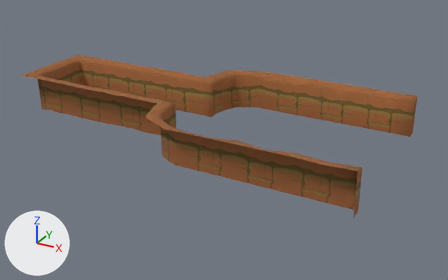
An edit to the glTF model models/WallBoarder.glb, drawn before and after from the same camera.
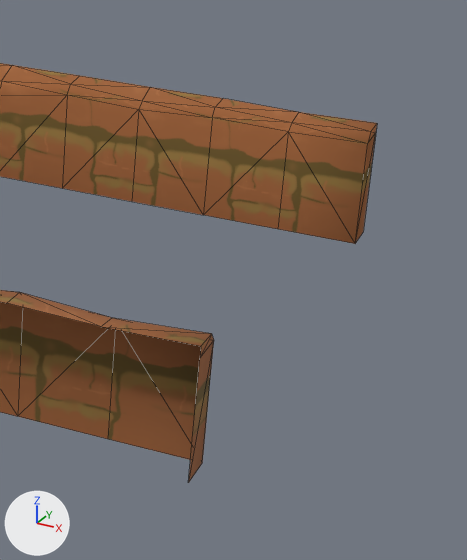
Each version is shown whole from a 50 mm camera at (64.9, -79.2, 38.7) aimed at (21.3, 0.1, -1.0), then close up on the part from 65% to 100% of the width and 19% to 87% of the height. Every picture has the same lights, and +X, +Y and +Z are marked at lower left. The close-ups show mesh edges as thin lines. Objects named as collision shapes, trigger or cutter boxes, shadow casters or lower levels of detail are left out. Vertices at the same position are counted once.

Script lines for the objects in view, before the commit:
```python
me_plane_032 = bpy.data.meshes.new('Plane.032')
me_plane_032.from_pydata(...)  # 232 vertices, 345 faces; spans x -14.0..47.4, y -15.0..15.0, z 0.0..6.4
me_plane_032.materials.append(mat_wall_boarder)  # picture img_walls
# before: 93 (47.3, -13.5, 6.3) at pixel (211, 333), 95 (47.3, -14.9, 6.3) at pixel (200, 346), 97 (47.4, -13.1, 0.1) at pixel (202, 462), 99 (47.3, -13.1, 5.8) at pixel (213, 340), 230 (47.4, -15.0, 0.1) at pixel (188, 482)
# before: 231 (47.3, -15.0, 5.8) at pixel (199, 358)
# before: 204 (47.3, 13.5, 6.3) at pixel (370, 131), 207 (47.3, 14.9, 6.3) at pixel (377, 123), 208 (47.4, 13.1, 0.1) at pixel (355, 243), 228 (47.3, 14.9, 5.8) at pixel (375, 132), 229 (47.4, 14.9, 0.1) at pixel (363, 232)
ob_wallboarder = bpy.data.objects.new('WallBoarder', me_plane_032)
ob_wallboarder.location = (0.0, 0.0, 0.0)
```
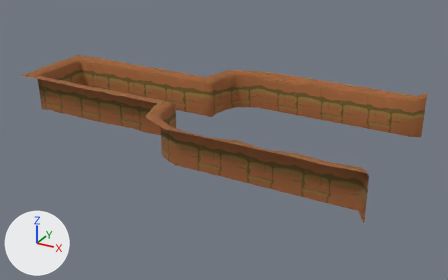
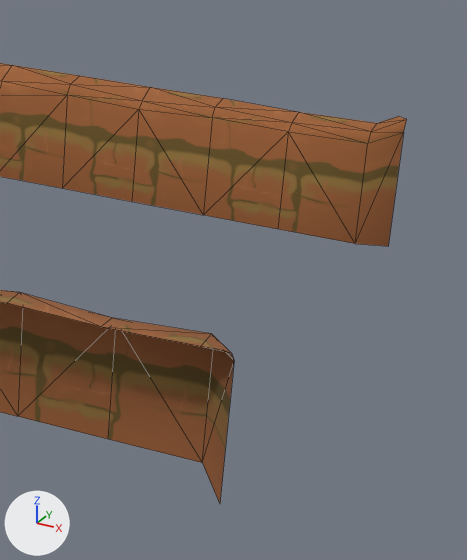
What changed in the scene script:
```text
Change me_plane_032:
    used by ob_wallboarder; location = (0.0, 0.0, 0.0)
    verts and faces of me_plane_032; kept vertices keep their numbers, new ones are numbered from 232
    remove me_plane_032.from_pydata(...)  # 232 vertices, 345 faces; spans x -14.0..47.4, y -15.0..15.0, z 0.0..6.4
    add me_plane_032.from_pydata(...)  # 236 vertices, 348 faces; spans x -14.0..48.7, y -15.5..15.6, z -0.5..6.6
    me_plane_032 part 1
    add delete_vertices([230, 231])  # with the faces that use them
    add verts[233] = (48.7, -15.5, 6.6)  # pixel (231, 353)
    add verts[234] = (48.0, -15.5, 6.6)  # pixel (212, 348)
    add verts[236] = (48.7, -15.0, 6.0)  # pixel (234, 360)
    add verts[238] = (48.7, -15.0, -0.5)  # pixel (219, 504)
    add faces += [(93, 95, 233), (95, 234, 233), (93, 236, 99), (93, 233, 236), (97, 236, 238), (97, 99, 236)]
    me_plane_032 part 2
    add delete_vertices([229])  # with the faces that use them
    add delete_faces([(204, 228, 207)])
    add verts[228] = (48.7, 15.0, 6.0)  # moved, pixel (403, 132)
    add verts[232] = (48.7, 15.5, 6.6)  # pixel (406, 119)
    add verts[235] = (48.7, 15.0, -0.5)  # pixel (388, 246)
    add verts[237] = (48.2, 15.6, 6.6)  # pixel (398, 116)
    add faces += [(204, 228, 232), (208, 235, 228), (204, 232, 207), (207, 232, 237)]
```

Pixel boxes (x1, y1, x2, y2) of what changed, in the close-ups (467 x 560 px; the box of a moved part takes in the faces that stretch with it):
'WallBoarder', reshaped
    before: (0, 63, 377, 483)
    after: (0, 63, 407, 503)
part 1 of me_plane_032, moved or reshaped
    before: (188, 334, 214, 483)
    after: (202, 334, 234, 503)
part 2 of me_plane_032, moved or reshaped
    before: (355, 124, 377, 243)
    after: (355, 116, 407, 246)
